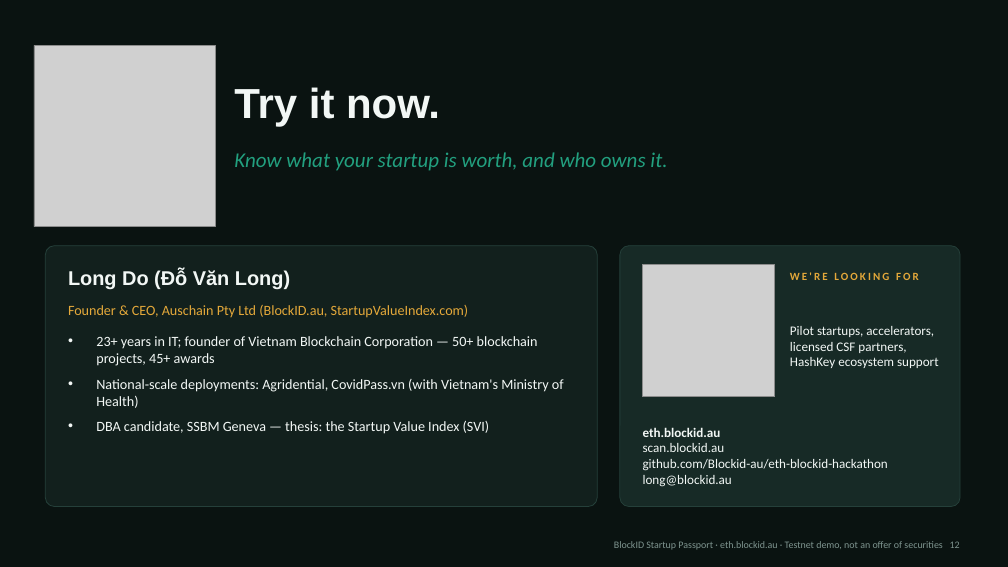
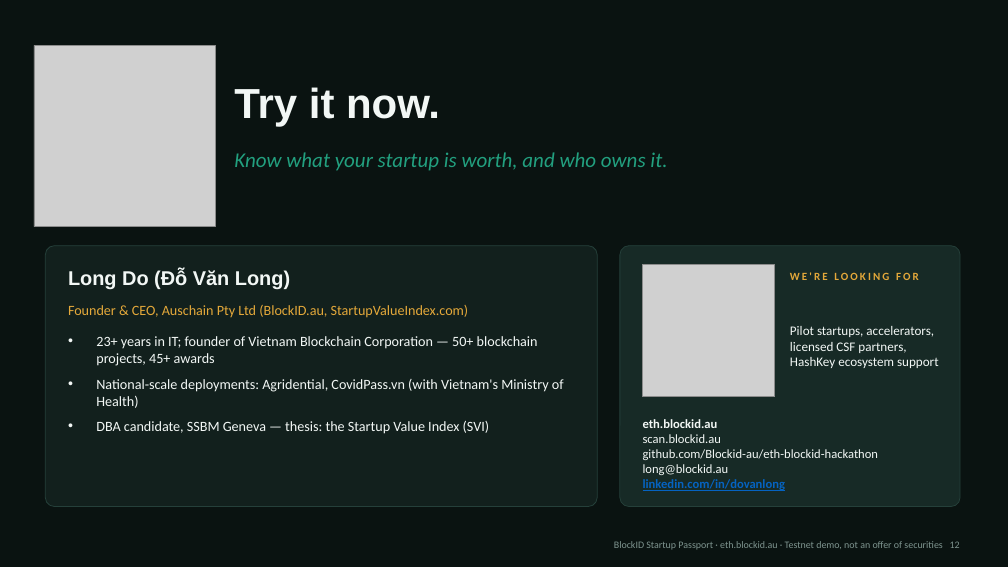
Before and after one commit to Blockid-au/eth-blockid-hackathon, a slide deck: slide 12 of web/app/public/deck/BlockID-Startup-Passport-pitch.pptx. Drawn at 1008x567 pixels with LibreOffice and Linux fonts; fonts in the diff are those of the drawing; grey boxes stand for pictures. Boxes give left, top, right and bottom in pixels: in the first picture for what was removed or moved away, otherwise in the second. Text is boxed around its words. In the diff, an @@ line names an element or a change of style, - is before the commit and + after.

```diff
--- a/web/app/public/deck/BlockID-Startup-Passport-pitch.pptx
+++ b/web/app/public/deck/BlockID-Startup-Passport-pitch.pptx
@@ text at [643,419,879,475]: size 12.5 to 12 pt in "eth.blockid.au", "scan.blockid.au", "github.com/Blockid-au/eth-blockid-hackathon", "long@blockid.au" @@
@@ text "eth.blockid.au": place and size @@
-text "eth.blockid.au" at [643,427,888,487]
+text "eth.blockid.au" at [643,419,879,491]
@@ text at [643,479,785,491]: paragraph added @@
+linkedin.com/in/dovanlong
```
Also in this commit, not shown: 15 other files.
